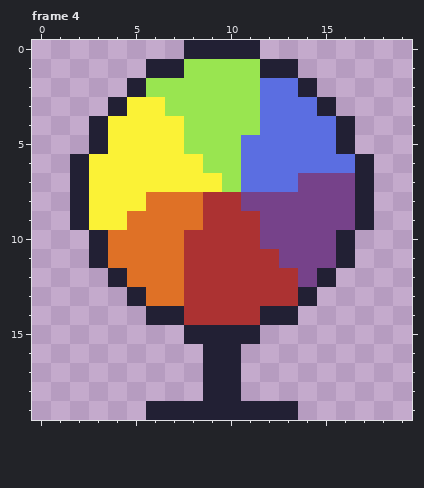
A pixel-art file gets an edit: Assets/Wheel/WheelSpin.ase. Above, as it was before the edit.
20x20 pixels, 4 frames. Shown: frame 4.
Once edited:
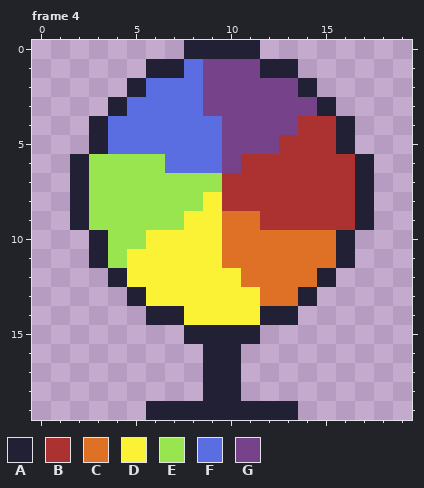
Palette (. is transparent): A #222034  B #ac3232  C #df7126  D #fbf236  E #99e550  F #5b6ee1  G #76428a
The edit:
--- frame 4, layer "Colors"
@@ x 0..19 @@
  0 ........AAAA........
- 1 ......AAEEEEAA......
- 2 .....AEEEEEEFFA.....
- 3 ....ADDEEEEEFFFA....
- 4 ...ADDDDEEEEFFFFA...
- 5 ...ADDDDEEEFFFFFA...
- 6 ..ADDDDDDEEFFFFFFA..
- 7 ..ADDDDDDDEFFFGGGA..
- 8 ..ADDDCCCBBGGGGGGA..
- 9 ..ADDCCCCBBBGGGGGA..
-10 ...ACCCCBBBBGGGGA...
-11 ...ACCCCBBBBBGGGA...
-12 ....ACCCBBBBBBGA....
-13 .....ACCBBBBBBA.....
-14 ......AABBBBAA......
+ 1 ......AAFGGGAA......
+ 2 .....AFFFGGGGGA.....
+ 3 ....AFFFFGGGGGGA....
+ 4 ...AFFFFFFGGGGBBA...
+ 5 ...AFFFFFFGGGBBBA...
+ 6 ..AEEEEFFFGBBBBBBA..
+ 7 ..AEEEEEEEBBBBBBBA..
+ 8 ..AEEEEEEDBBBBBBBA..
+ 9 ..AEEEEEDDCCBBBBBA..
+10 ...AEEDDDDCCCCCCA...
+11 ...AEDDDDDCCCCCCA...
+12 ....ADDDDDDCCCCA....
+13 .....ADDDDDDCCA.....
+14 ......AADDDDAA......
 15 ........AAAA........
Pixel boxes of the changes (left, top, right, bottom) in both pictures:
changed: (89, 59, 355, 325)
